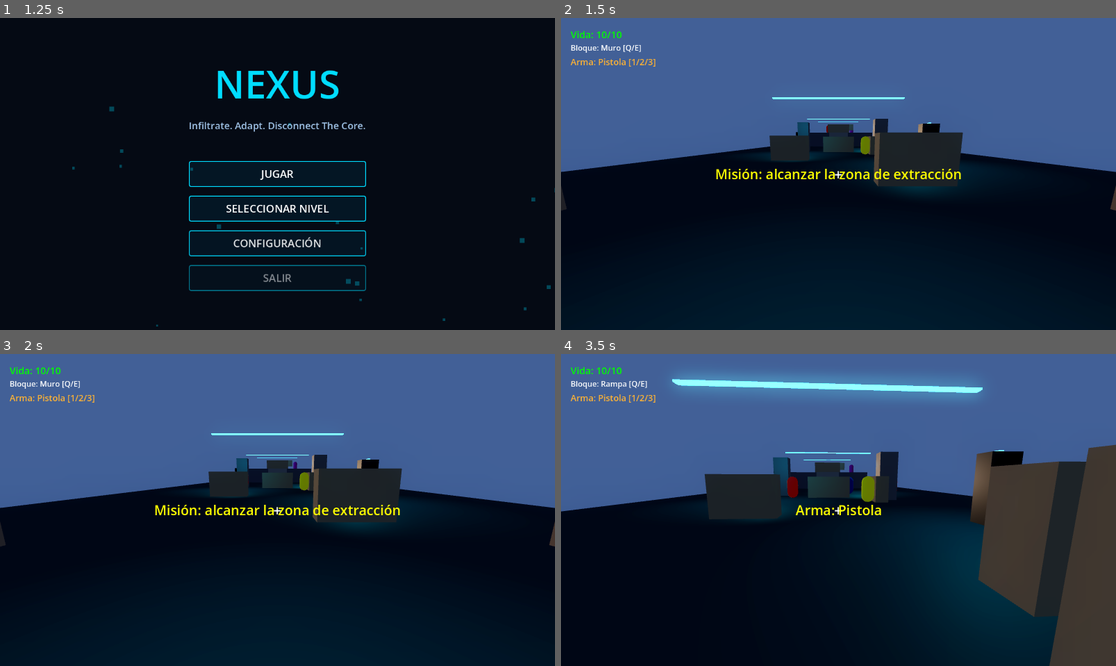
Above: before the commit, frames 1-4 (two rows, left to right).
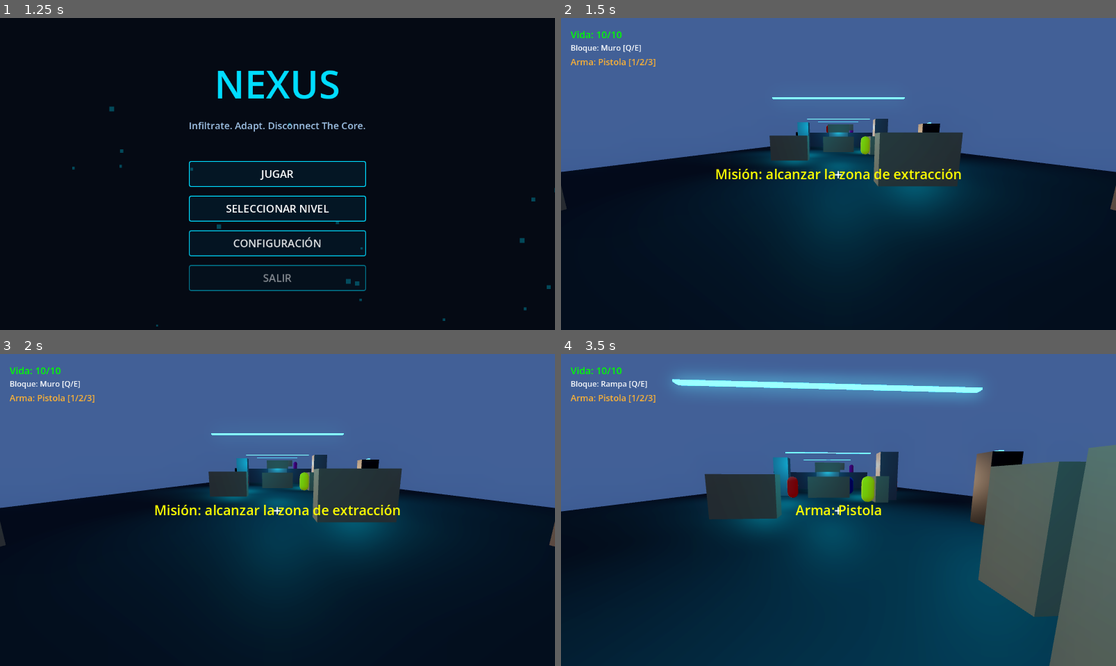
Above: after the commit, the same moments.

Repository: kilder16/NEXUS
Game: Godot game, scene res://scenes/ui/main_menu.tscn
Same seed, same stepped clock (60 frames per second), same inputs: the game is played once before the commit and once after it.
Inputs (mouse positions are in pixels of both pictures, inside the frame that each line leads up to):
- Up to frame 1 (1.25 s): tap Enter at 0.5 s; move the mouse to (399, 158) at 0.52 s; hold Right from 0.53 s (still down); tap Q at 0.6 s; click (399, 158) at 0.67 s; tap Space at 0.77 s
- Up to frame 2 (1.5 s): release Right at 1.25 s; click "JUGAR" at 1.25 s
- Up to frame 3 (2 s): no input
- Up to frame 4 (3.5 s): tap Space at 2, 2.27 s; move the mouse to (810, 510) at 2.02 s; hold Up from 2.03 s (still down); tap E at 2.1 s; move the mouse to (849, 503) at 2.77 s; tap 1 at 2.85 s

Frame 1 is identical in both runs. In frame 2, 9.6% of the frame differs, in the area x 30-82%, y 32-74%; in frame 3, 9.6%; in frame 4, 48%, in the area x 0-100%, y 29-100%.

Commit message:
fix(levels): iluminación de level_01 ahora con presencia visual
Las 5 OmniLights cian originales tenían range muy chico (no llegaban
al piso central), energy media-baja, y dejaban gaps muertos de 19u
en la zona de escaleras. Densidad de luces era 1/3 de level_02.

Cambios en scenes/levels/level_01.tscn:

- Ranges aumentados en las 5 omnis existentes (7→10, 9→12 ×3, 11→13)
  para que la intensidad efectiva en el piso central pase de ~0.48 a
  ~0.93 (casi 2x más brillante donde el jugador camina).
- Energies aumentadas en las 5 omnis (1.2→1.6, 1.5→1.9 ×3, 1.8→2.1)
  + DirectionalLight 0.75→1.0 (match con L02) + ambient 0.28→0.35.
- 4 omnis nuevas para subir densidad de 0.31 a 0.49 luces/100u²:
  SpawnBridgeOmni cierra mini-gap z=-3 a 0, MidCorridorOmni centra
  el corredor, Zone2WestOmni complementa Zone2Omni (flanco oeste),
  StairOmni cubre los 19u dead zone de escaleras/rampa.
- BackFillLight 0.25→0.4 + tonemap_exposure 1.05 en env_default.

+38/-13 en 1 archivo. Validado en Godot: spawn y medio del pasillo
ahora con presencia volumétrica clara, enemigos distinguibles, sin
dark patches.

Co-Authored-By: Claude Opus 4.7 (1M context) <noreply@anthropic.com>

Diff:
--- a/scenes/levels/level_01.tscn
+++ b/scenes/levels/level_01.tscn
@@ -58,8 +58,9 @@
 background_color = Color(0.05, 0.07, 0.11, 1)
 ambient_light_source = 2
 ambient_light_color = Color(0.55, 0.65, 0.8, 1)
-ambient_light_energy = 0.28
+ambient_light_energy = 0.35
 tonemap_mode = 2
+tonemap_exposure = 1.05
 glow_enabled = true
 glow_intensity = 0.6
 glow_bloom = 0.15
@@ -73,13 +74,13 @@
 [node name="DirectionalLight3D" type="DirectionalLight3D" parent="."]
 transform = Transform3D(0.866, 0, 0.5, 0.354, 0.7071, -0.612, -0.354, 0.7071, 0.612, 0, 12, 0)
 light_color = Color(0.95, 0.92, 0.88, 1)
-light_energy = 0.75
+light_energy = 1.0
 shadow_enabled = true
 
 [node name="BackFillLight" type="DirectionalLight3D" parent="."]
 transform = Transform3D(-0.866, 0, -0.5, 0, 1, 0, 0.5, 0, -0.866, 0, 8, 0)
 light_color = Color(0.95, 0.78, 0.6, 1)
-light_energy = 0.25
+light_energy = 0.4
 
 [node name="Floor" type="CSGBox3D" parent="."]
 transform = Transform3D(1, 0, 0, 0, 1, 0, 0, 0, 1, 0, -0.5, -22)
@@ -204,32 +205,56 @@
 [node name="SpawnOmni" type="OmniLight3D" parent="."]
 transform = Transform3D(1, 0, 0, 0, 1, 0, 0, 0, 1, 0, 3.5, 5)
 light_color = Color(0, 0.866, 1, 1)
-light_energy = 1.2
-omni_range = 7.0
+light_energy = 1.6
+omni_range = 10.0
+
+[node name="SpawnBridgeOmni" type="OmniLight3D" parent="."]
+transform = Transform3D(1, 0, 0, 0, 1, 0, 0, 0, 1, 0, 3.5, -3)
+light_color = Color(0, 0.866, 1, 1)
+light_energy = 1.5
+omni_range = 9.0
 
 [node name="CorridorOmni_E1" type="OmniLight3D" parent="."]
 transform = Transform3D(1, 0, 0, 0, 1, 0, 0, 0, 1, 5, 3.5, -8)
 light_color = Color(0, 0.866, 1, 1)
-light_energy = 1.5
-omni_range = 9.0
+light_energy = 1.9
+omni_range = 12.0
+
+[node name="MidCorridorOmni" type="OmniLight3D" parent="."]
+transform = Transform3D(1, 0, 0, 0, 1, 0, 0, 0, 1, 0, 3.5, -13)
+light_color = Color(0, 0.866, 1, 1)
+light_energy = 1.7
+omni_range = 10.0
 
 [node name="CorridorOmni_W1" type="OmniLight3D" parent="."]
 transform = Transform3D(1, 0, 0, 0, 1, 0, 0, 0, 1, -5, 3.5, -18)
 light_color = Color(0, 0.866, 1, 1)
-light_energy = 1.5
-omni_range = 9.0
+light_energy = 1.9
+omni_range = 12.0
+
+[node name="Zone2WestOmni" type="OmniLight3D" parent="."]
+transform = Transform3D(1, 0, 0, 0, 1, 0, 0, 0, 1, -4, 3.5, -22)
+light_color = Color(0, 0.866, 1, 1)
+light_energy = 1.7
+omni_range = 10.0
 
 [node name="Zone2Omni" type="OmniLight3D" parent="."]
 transform = Transform3D(1, 0, 0, 0, 1, 0, 0, 0, 1, 4, 3.5, -28)
 light_color = Color(0, 0.866, 1, 1)
-light_energy = 1.5
-omni_range = 9.0
+light_energy = 1.9
+omni_range = 12.0
+
+[node name="StairOmni" type="OmniLight3D" parent="."]
+transform = Transform3D(1, 0, 0, 0, 1, 0, 0, 0, 1, 0, 3.5, -38)
+light_color = Color(0, 0.866, 1, 1)
+light_energy = 1.8
+omni_range = 11.0
 
 [node name="PlatformOmni" type="OmniLight3D" parent="."]
 transform = Transform3D(1, 0, 0, 0, 1, 0, 0, 0, 1, 0, 5.5, -47)
 light_color = Color(0.4, 0.85, 1, 1)
-light_energy = 1.8
-omni_range = 11.0
+light_energy = 2.1
+omni_range = 13.0
 
 [node name="ObjectiveSpot" type="SpotLight3D" parent="."]
 transform = Transform3D(1, 0, 0, 0, 0, 1, 0, -1, 0, 0, 7.5, -51)
